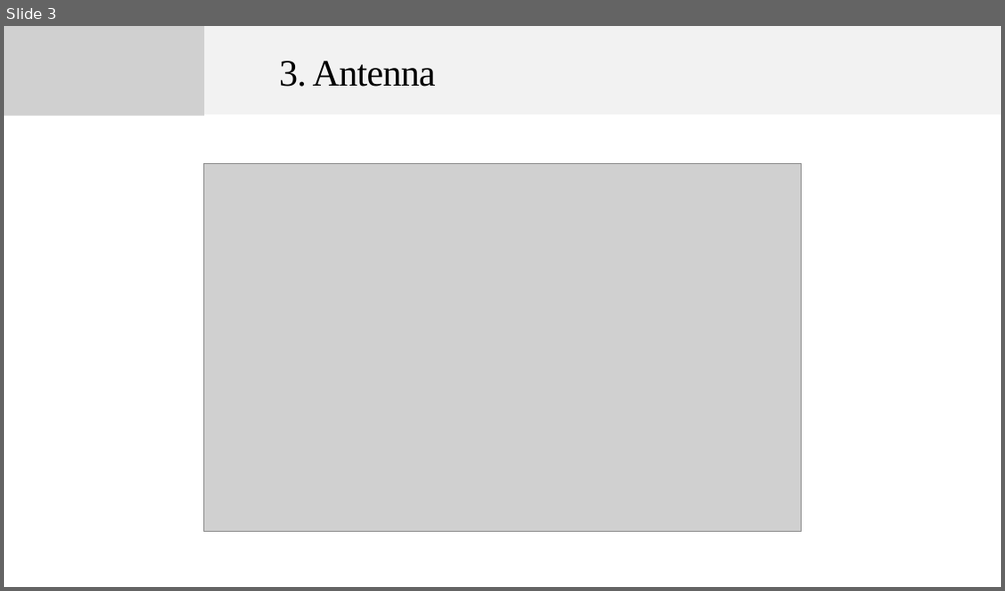
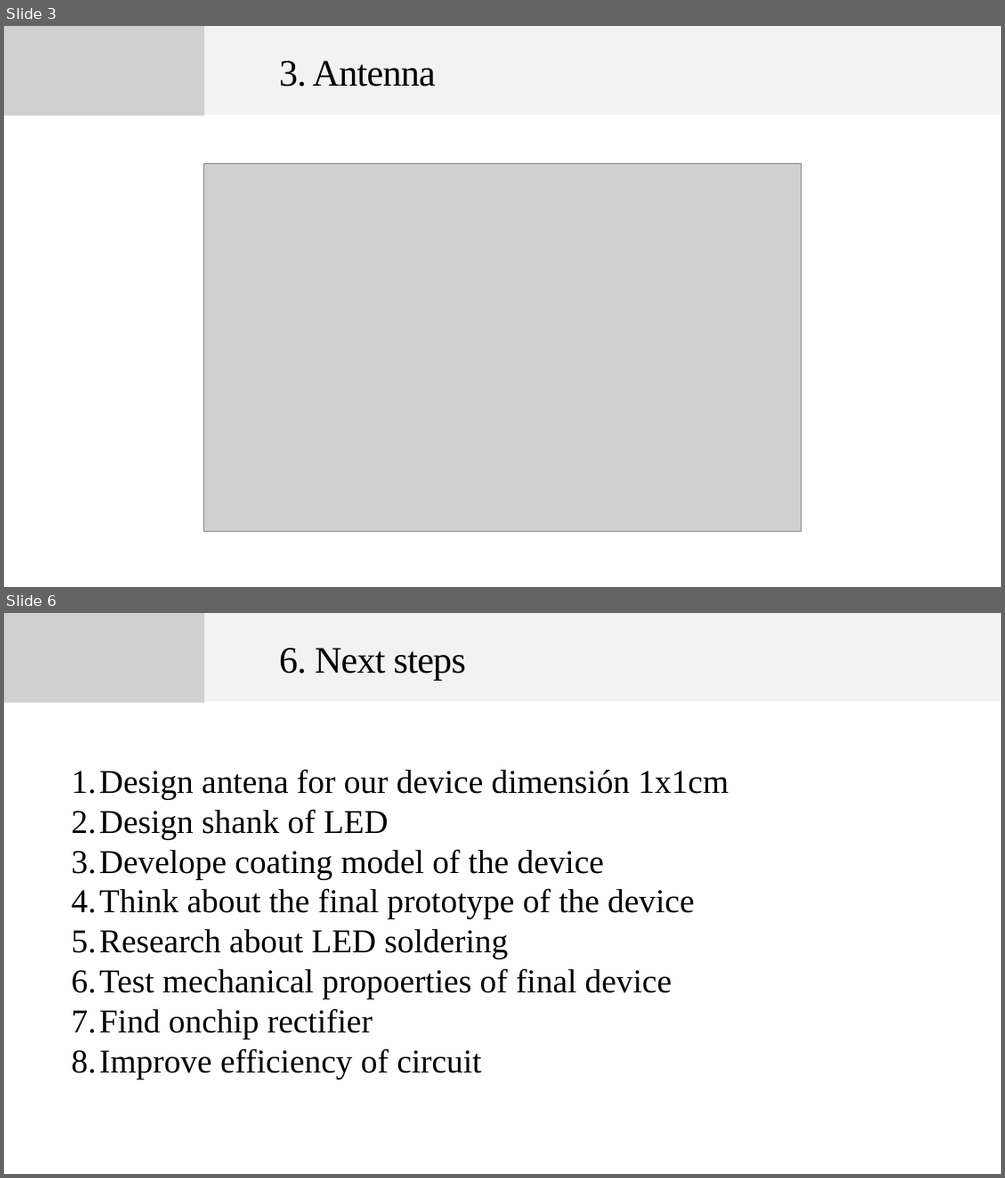
Before and after one commit to GGChe/Bioimplantable_Device, a slide deck: Individual_Contribution/GabrielGaleote/proofOfConcept/proofOfConcept.pptx. Shown one above the other, each under a label of ours: slide 3 before the commit, slides 3 and 6 after it; the slides between them are not shown. The pictures are 1005x591 and 1005x1178 pixels, drawn with LibreOffice and Linux fonts; fonts in the diff are those of the drawing; grey boxes stand for pictures. Boxes give left, top, right and bottom in pixels: in the first picture for what was removed or moved away, otherwise in the second. Text is boxed around its words. In the diff, an @@ line names an element or a change of style, - is before the commit and + after.

```diff
--- a/Individual_Contribution/GabrielGaleote/proofOfConcept/proofOfConcept.pptx
+++ b/Individual_Contribution/GabrielGaleote/proofOfConcept/proofOfConcept.pptx
@@ slide 6 added at (4, 613, 1001, 1174), background #FFFFFF @@
@@ freeform shape added at (4, 613, 124, 616), fill #E4E4E4 at 64% opacity @@
@@ picture added at (4, 613, 204, 703) @@
@@ freeform shape added at (5, 613, 1001, 701), fill #F2F2F2 @@
@@ title added at (279, 648, 466, 680), 36 pt, text #000000 @@
+6. Next steps
@@ text added at (72, 769, 728, 1078), 32 pt, text #000000 @@
+1. Design antena for our device dimensión 1x1cm
+2. Design shank of LED
+3. Develope coating model of the device
+4. Think about the final prototype of the device
+5. Research about LED soldering
+6. Test mechanical propoerties of final device
+7. Find onchip rectifier
+8. Improve efficiency of circuit
```
Also in this commit, not shown: 3 slides changed.
